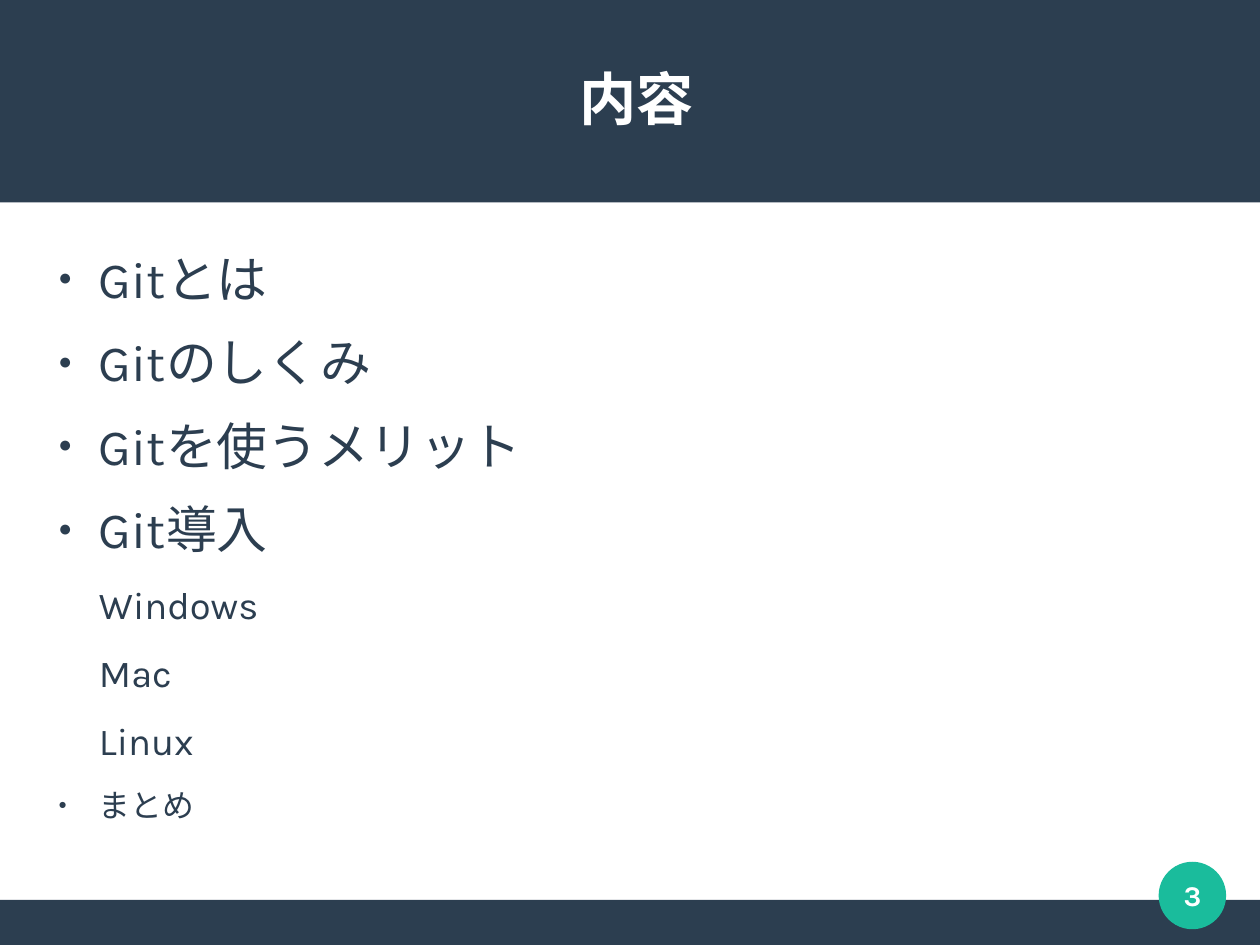
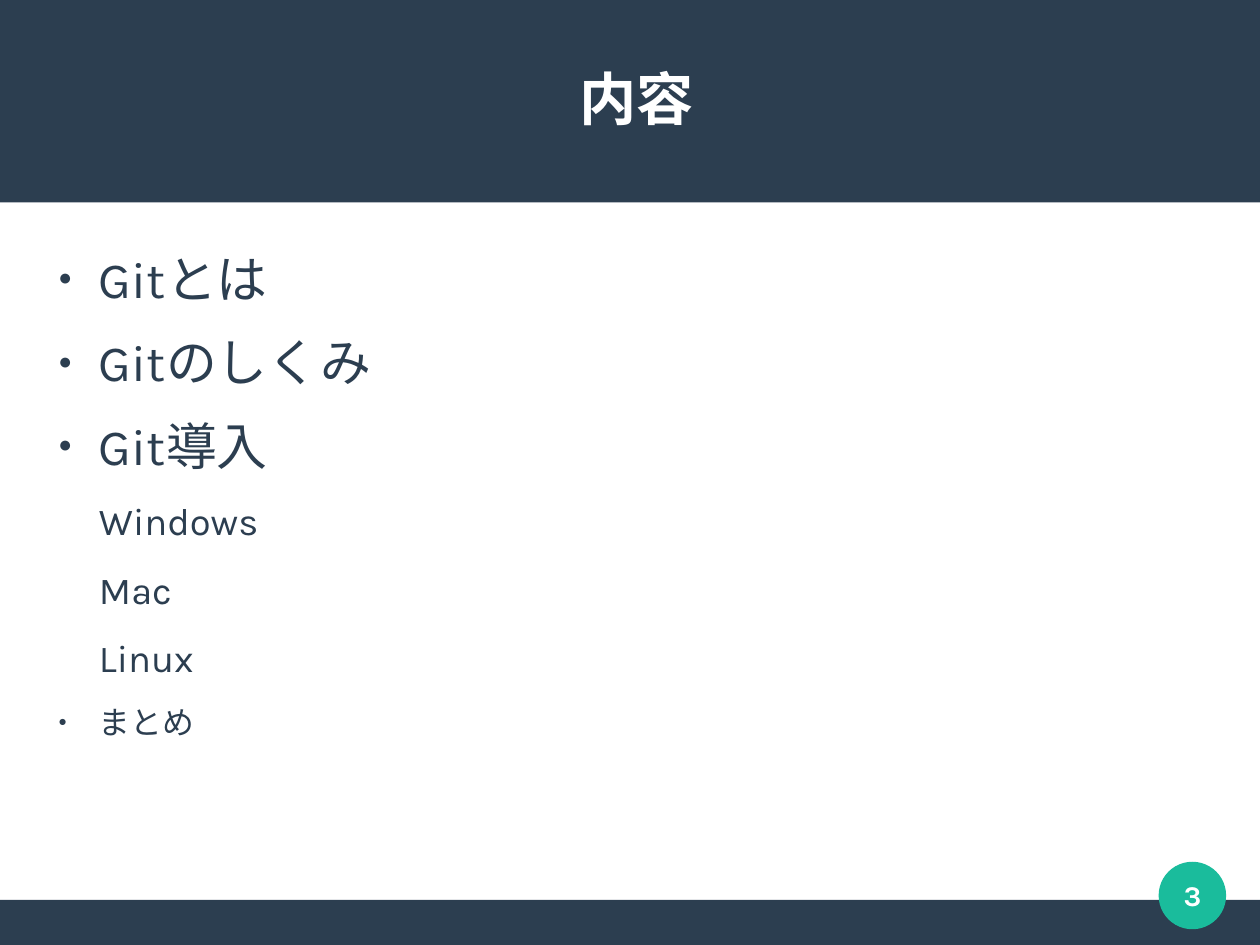
Before and after one commit to m17saitou/NMC-Git-Education, a slide deck: slide 3 of GitEducation01.odp. Drawn at 1260x945 pixels with LibreOffice and Linux fonts; fonts in the diff are those of the drawing. Boxes give left, top, right and bottom in pixels: in the first picture for what was removed or moved away, otherwise in the second. Text is boxed around its words. In the diff, an @@ line names an element or a change of style, - is before the commit and + after.

```diff
--- a/GitEducation01.odp
+++ b/GitEducation01.odp
@@ text at (99, 422, 522, 470): paragraph removed @@
-● Gitを使うメリット
```
Also in this commit, not shown: 1 slide added, 1 slide removed, 1 other file.
